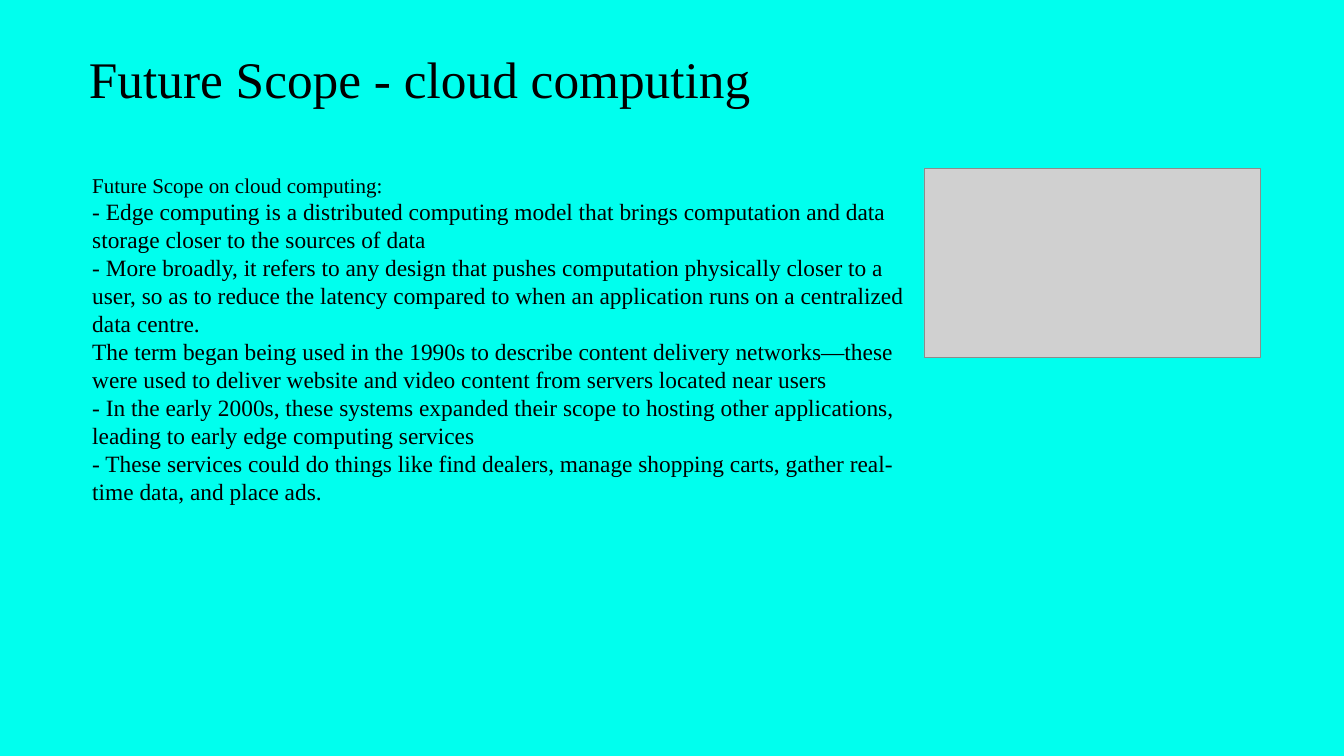
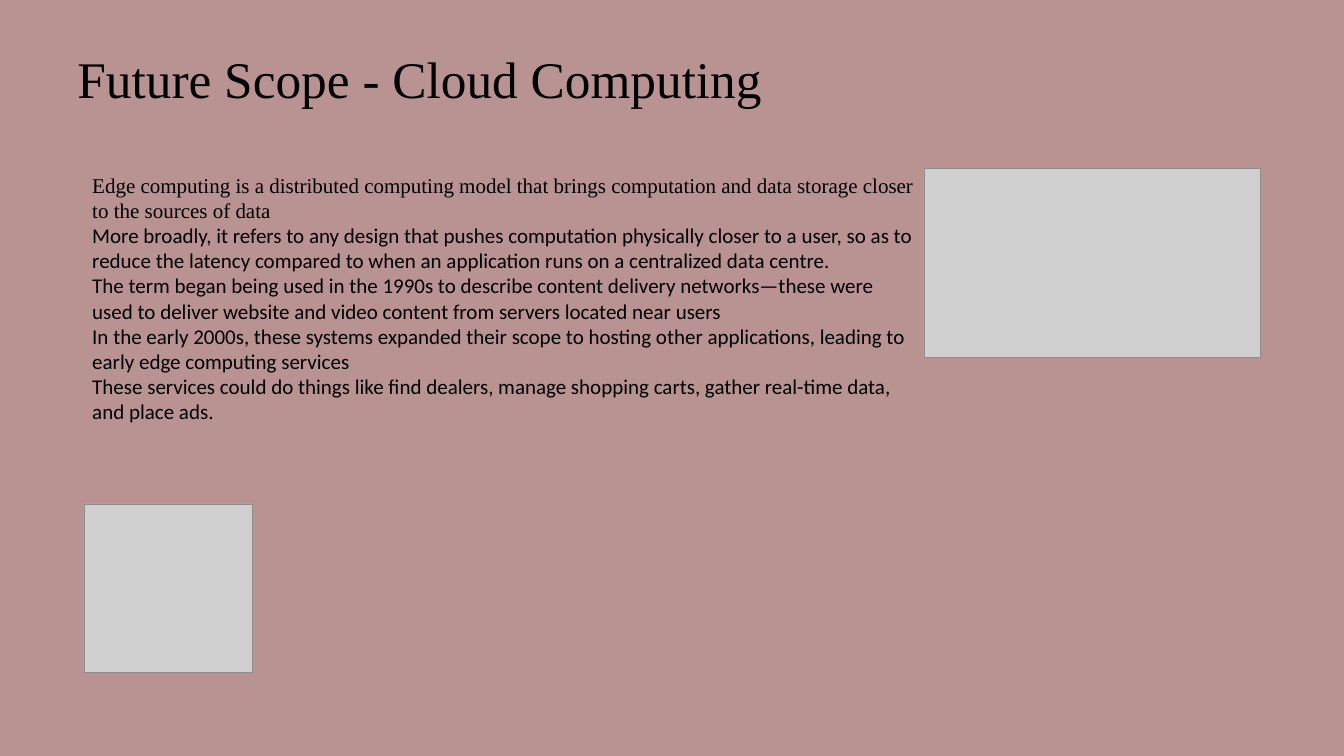
Before and after one commit to Nikhil181511/AI-Smart-Presentation-generator, a slide deck: slide 5 of generated_ppts/Cloud_Computing.pptx (slide 6 before the commit). Drawn at 1344x756 pixels with LibreOffice and Linux fonts; fonts in the diff are those of the drawing; grey boxes stand for pictures. Boxes give left, top, right and bottom in pixels: in the first picture for what was removed or moved away, otherwise in the second. Text is boxed around its words. In the diff, an @@ line names an element or a change of style, - is before the commit and + after.

```diff
--- a/generated_ppts/Cloud_Computing.pptx
+++ b/generated_ppts/Cloud_Computing.pptx
@@ background #00FFEE to #B99292 @@
@@ title at box(77, 62, 762, 109): text changed @@
-Future Scope - cloud computing
+Future Scope - Cloud Computing
@@ text at box(92, 178, 913, 423): text changed; size 20 to 18 pt; font Times New Roman to Calibri @@
-Future Scope on cloud computing:
-- Edge computing is a distributed computing model that brings computation and data storage closer to the sources of data
-- More broadly, it refers to any design that pushes computation physically closer to a user, so as to reduce the latency compared to when an application runs on a centralized data centre.
-The term began being used in the 1990s to describe content delivery networks—these were used to deliver website and video content from servers located near users
-- In the early 2000s, these systems expanded their scope to hosting other applications, leading to early edge computing services
-- These services could do things like find dealers, manage shopping carts, gather real-time data, and place ads.
+Edge computing is a distributed computing model that brings computation and data storage closer to the sources of data
+More broadly, it refers to any design that pushes computation physically closer to a user, so as to reduce the latency compared to when an application runs on a centralized data centre.
+The term began being used in the 1990s to describe content delivery networks—these were used to deliver website and video content from servers located near users
+In the early 2000s, these systems expanded their scope to hosting other applications, leading to early edge computing services
+These services could do things like find dealers, manage shopping carts, gather real-time data, and place ads.
@@ picture added at box(84, 504, 252, 672) @@
```
Also in this commit, not shown: 4 other slides changed, 2 slides removed, 40 other files.
